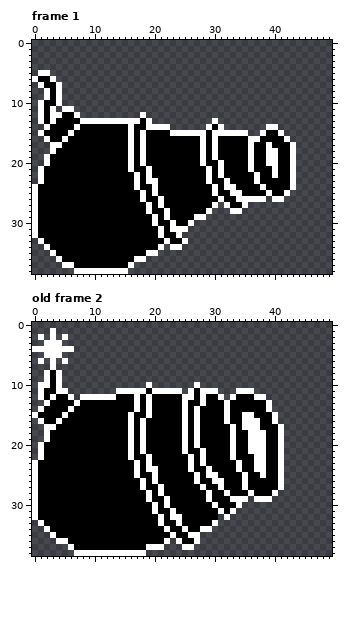
Two states of a pixel-art file, image-edits/aseprite/cannonAnimation.aseprite. Above, as it was before the edit.
50x39 pixels, 4 frames. Shown: frame 1, old frame 2. The commit also changed other frames, which this record leaves out.
The result:
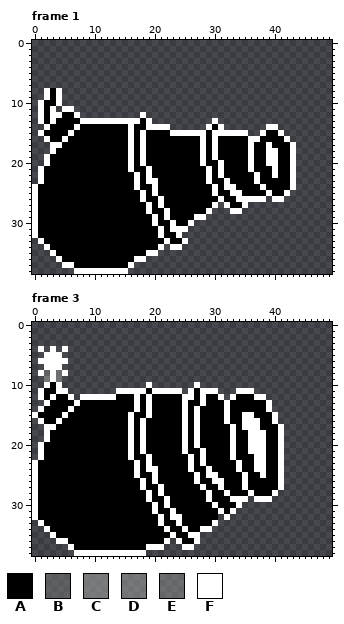
Palette (. is transparent): A #000000  B #7f7f7f71  C #949494ab  D #a2a2a287  E #a4a4a466  F #ffffff
A new or re-ordered frame is compared with the old frame closest to it.
The commit says: Added frames for the fuse to shorten and made the entire shooting animation 5 frames shorter
Diff:
frames 4 -> 6
layer "fuse" added
--- frame 1, layer "cannon"
@@ x 0..6 @@
  4 .......
- 5 .FF....
- 6 FAAF...
- 7 .FAAF..
+ 5 .......
+ 6 .......
+ 7 .......
  8 ..FAF..
--- frame 3 is new; against old frame 2, layers "fuse", "cannon"
@@ x 0..8 @@
  0 .........
- 1 ...F.....
- 2 .F.F.F...
- 3 ..FFF....
- 4 FFFFFFF..
+ 1 .........
+ 2 .........
+ 3 .........
+ 4 .F.F.F...
  5 ..FFF....
- 6 .F.F.F...
- 7 ...F.....
- 8 ..FAF....
- 9 ..FAF....
-10 .FFAF....
+ 6 .FFFFF...
+ 7 ..FFF....
+ 8 .FBFEF...
+ 9 ..CFD....
+10 ..FAF....
 11 .FAAFF...
Where, in picture pixels (left, top, right, bottom), the same in both pictures:
erased: (32, 70, 62, 88)
changed: (32, 328, 74, 388)
